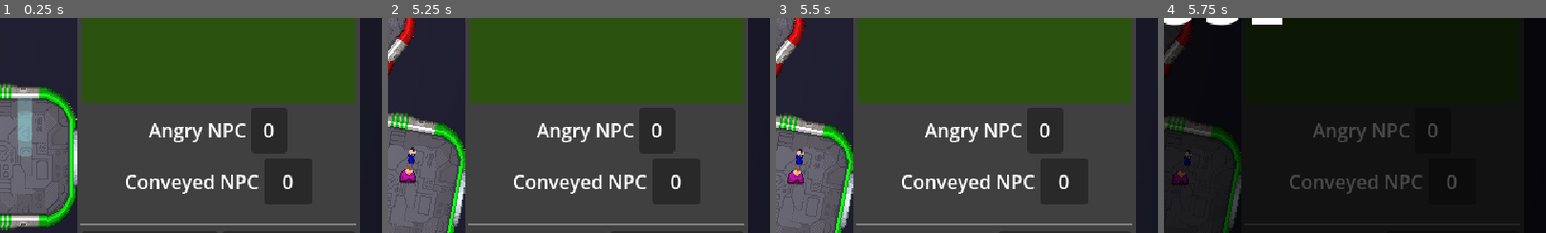
Above: before the commit, frames 1-4 (left to right).
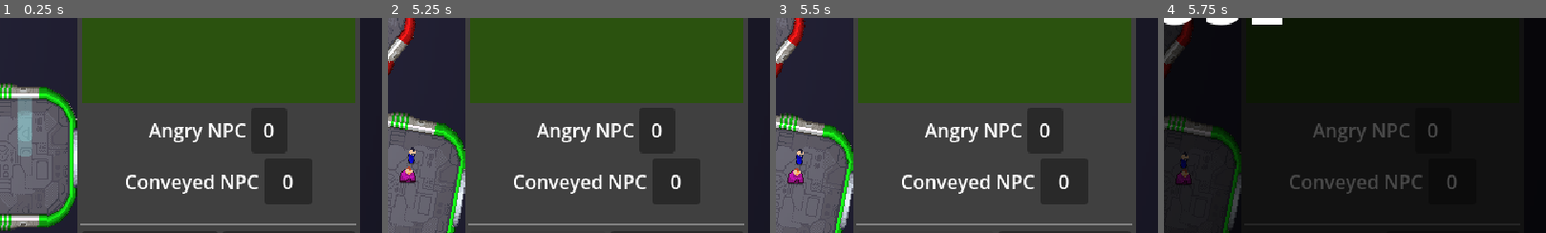
Above: after the commit, the same moments.

Repository: tehelka-gamedev/gmtk-2025
Game: Godot game, scene res://main.tscn
The game is run twice, just before and just after one commit, with the same random seed, the same clock (stepped at 60 frames per second) and the same inputs. The engine's default icon, where the game draws it, is replaced by a stand-in: a white triangle on a blue panel in a dark square. Sound files missing from this copy of the repository are replaced by a short silence.
Inputs:
- Up to frame 1 (0.25 s): no input
- Up to frame 2 (5.25 s): click "Start elevator" at 0.5 s; click "Start elevator" at 1.25 s; tap Enter (accept_npc_entering, bound only after the commit) at 2, 3.05, 4.55 s; hold Up (ui_up) 2.03-2.78 s; hold Enter (accept_npc_entering, bound only after the commit) 2.03-2.78 s; tap Backspace (refuse_npc_entering, bound only after the commit) at 2.3, 2.85, 3.8 s; hold Down (ui_down) 2.78-3.53 s; hold Left (decrease_elevator_speed) 3.53-4.28 s; hold Up (ui_up) 3.53-5.03 s; tap Space (elevator_toggle_movement) at 4.35 s; hold Down (ui_down) from 5.03 s (still down); hold Right (increase_elevator_speed) from 5.03 s (still down)
- Up to frame 3 (5.5 s): keep holding Down (ui_down); keep holding Right (increase_elevator_speed); tap Backspace (refuse_npc_entering, bound only after the commit) at 5.3 s
- Up to frame 4 (5.75 s): keep holding Down (ui_down); keep holding Right (increase_elevator_speed); tap Escape (ui_cancel) at 5.65 s
The pictures show only the part of the screen within x 50-100%, y 18-68%; the shares and areas given below are measured in that part.

Frames 1-3 are identical in both runs. In frame 4, 0.3% of the frame differs, in the area x 2-8%, y 62-78%.

Commit message:
Allow to select who enter and who do not

Diff:
--- a/godot/objects/npc/npc.gd
+++ b/godot/objects/npc/npc.gd
@@ -51,10 +51,13 @@
 
 func go_to_slot(s: Slot) -> void:
     slot = s
-    if s == null:
+    go_back_to_slot()
+
+func go_back_to_slot() -> void:
+    if slot == null:
         push_error("Tried to go to a none slot, something is wrong !")
         return
-    var targets:Array[Node2D] = [s]
+    var targets:Array[Node2D] = [slot]
     state_machine.transition_to(
         NPCStatesUtil.StatesName.move_to,
         {
--- a/godot/objects/room.gd
+++ b/godot/objects/room.gd
@@ -2,6 +2,7 @@
 extends RoomBase
 class_name Room
 
+signal npc_is_waiting(room:Room, npc: NPC)
 
 @export_category("Gameplay variables")
 @export var color: Enum.NPCColors:
@@ -29,6 +30,77 @@
 @onready var _decal: Sprite2D = $Pivot/Decal
 
 
+# people exit management
+var next_people_leaving_idx: int = 0
+var waiting_npc: NPC = null
+
+func cycle_next_people_leaving_idx() -> void:
+    next_people_leaving_idx = posmod((next_people_leaving_idx-1), number_npc_inside())
+    waiting_npc = null
+
+
+func reset_waiting_npc() -> void:
+    next_people_leaving_idx = 0
+    waiting_npc = null
+
+func start_exiting_people():
+    reset_waiting_npc()
+
+func ask_npc_coming() -> void:
+    # Ask NPC to come
+    waiting_npc = get_npc_from_inside(next_people_leaving_idx)
+
+    var targets: Array[Node2D] = [
+            get_entrance_position()
+            ]
+    waiting_npc.state_machine.transition_to(
+        NPCStatesUtil.StatesName.move_to,
+        {
+            NPCStatesUtil.Message.target: targets
+        }
+    )
+    await waiting_npc.arrived_at_slot
+    npc_is_waiting.emit(self, waiting_npc)
+
+# make the currently waiting npc to stop waiting
+func npc_denied() -> void:
+    if waiting_npc == null:
+        push_error("Asked %s to deny npc waiting but no one is waiting, something is wrong" % name)
+        return
+    waiting_npc.go_back_to_slot()
+    await waiting_npc.arrived_at_slot
+    cycle_next_people_leaving_idx()
+
+func abort_waiting() -> void:
+    if waiting_npc == null:
+        push_error("Asked %s to abort waiting but no one is waiting, something is wrong" % name)
+        return
+    waiting_npc.go_back_to_slot()
+    await waiting_npc.arrived_at_slot
+    reset_waiting_npc()
+
+
+func transfer_waiting_npc_to_room(room:RoomBase) -> void:
+    if waiting_npc == null:
+        push_error("Asked %s to transfer waiting npc to room but no one is waiting, something is wrong" % name)
+        return
+    remove_npc_from_room(waiting_npc)
+
+    var slot = room.slot_manager.get_first_available_slot() # not null :)
+    room.add_npc_inside(waiting_npc, slot)
+    var targets: Array[Node2D] = [
+        room.get_entrance_position(),
+        slot,
+        ]
+    waiting_npc.state_machine.transition_to(
+        NPCStatesUtil.StatesName.move_to,
+        {
+            NPCStatesUtil.Message.target: targets
+        }
+    )
+    await waiting_npc.arrived_at_slot
+    cycle_next_people_leaving_idx()
+
 func get_spawn_point() -> Marker2D:
     return npc_spawn
 
--- a/godot/objects/rooms/room_base.gd
+++ b/godot/objects/rooms/room_base.gd
@@ -36,6 +36,19 @@
 
     return npc
 
+func number_npc_inside() -> int:
+    return len(npc_inside)
+
+func get_npc_from_inside(idx:int) -> NPC:
+    if idx < 0 or idx >= len(npc_inside):
+        push_error("Trying to get npc from inside at index '%d', invalid. Size='%d'." % len(npc_inside))
+        return null
+    return npc_inside[idx]
+
+func remove_npc_from_room(npc: NPC) -> void:
+    npc_inside.erase(npc)
+    npc.slot.release()
+
 func release_all_npc_inside() -> Array[NPC]:
     var array_to_return:Array[NPC] = npc_inside.duplicate()
     npc_inside = []
--- a/godot/project.godot
+++ b/godot/project.godot
@@ -52,6 +52,21 @@
 "events": [Object(InputEventKey,"resource_local_to_scene":false,"resource_name":"","device":-1,"window_id":0,"alt_press …(195 unchanged characters)…
 ]
 }
+accept_npc_entering={
+"deadzone": 0.2,
+"events": [Object(InputEventKey,"resource_local_to_scene":false,"resource_name":"","device":-1,"window_id":0,"alt_pressed":false,"shift_pressed":false,"ctrl_pressed":false,"meta_pressed":false,"pressed":false,"keycode":0,"physical_keycode":4194309,"key_label":0,"unicode":0,"location":0,"echo":false,"script":null)
+]
+}
+refuse_npc_entering={
+"deadzone": 0.2,
+"events": [Object(InputEventKey,"resource_local_to_scene":false,"resource_name":"","device":-1,"window_id":0,"alt_pressed":false,"shift_pressed":false,"ctrl_pressed":false,"meta_pressed":false,"pressed":false,"keycode":0,"physical_keycode":4194308,"key_label":0,"unicode":0,"location":0,"echo":false,"script":null)
+]
+}
+player_choice_abort={
+"deadzone": 0.2,
+"events": [Object(InputEventKey,"resource_local_to_scene":false,"resource_name":"","device":-1,"window_id":0,"alt_pressed":false,"shift_pressed":false,"ctrl_pressed":false,"meta_pressed":false,"pressed":false,"keycode":0,"physical_keycode":32,"key_label":0,"unicode":32,"location":0,"echo":false,"script":null)
+]
+}
 
 [rendering]
 
--- a/godot/scripts/game_manager.gd
+++ b/godot/scripts/game_manager.gd
@@ -18,6 +18,16 @@
 var _angry_npc_count: int = 0
 var _conveyed_npc_count: int = 0
 
+# player choice
+enum PlayerChoice
+{
+    ENTER,
+    DENY,
+    ABORT,
+    NONE
+}
+signal player_choice_made(player_choice: PlayerChoice)
+var _waiting_for_player_choice: bool = false
 
 func _ready() -> void:
     randomize()
@@ -66,32 +76,35 @@
         _narrative_manager.update_angry_npc_count(_angry_npc_count)
         _control_panel.set_angry_npc_count(_angry_npc_count)
 
-func _spawn_npc() -> void:
-    var non_full_rooms: Array[Room] = []
-    for room: Room in rooms:
-        if not room.slot_manager.is_full():
-            non_full_rooms.append(room)
-
-    if len(non_full_rooms) == 0:
+
+
+############### PLAYER INPUTS ###############
+
+func _unhandled_input(event: InputEvent):
+    handle_pause(event)
+    handle_player_choice(event)
+
+func handle_pause(event: InputEvent):
+    if event.is_action_pressed("ui_cancel"):
+        Events.pause()
+
+func send_player_choice(player_choice:PlayerChoice) -> void:
+    _waiting_for_player_choice = false
+    player_choice_made.emit(player_choice)
+
+func handle_player_choice(event: InputEvent) -> void:
+    if not _waiting_for_player_choice:
         return
 
-    var random_room: Room = non_full_rooms.pick_random()
-    var spawn_position: Vector2 = random_room.npc_spawn.global_position
-    var npc: NPC = NPC_class.instantiate()
-    _npcs.add_child(npc)
-    npc.position = spawn_position
-
-    var available_colors: Array = Enum.NPCColors.values()
-    available_colors.erase(random_room.color)
-    npc.color = available_colors.pick_random()
-
-    var slot: Slot = random_room.slot_manager.get_first_available_slot()
-    random_room.add_npc_inside(npc, slot)
-    npc.go_to_slot(slot)
-
-    npc.mood_gauge.mood_state_changed.connect(_on_npc_mood_state_changed)
-    npc.arrived_at_target_room.connect(_on_npc_arrived_at_target_room)
-
+    if event.is_action_pressed("accept_npc_entering"):
+        send_player_choice(PlayerChoice.ENTER)
+    elif event.is_action_pressed("refuse_npc_entering"):
+        send_player_choice(PlayerChoice.DENY)
+    if event.is_action_pressed("player_choice_abort"):
+        send_player_choice(PlayerChoice.ABORT)
+
+
+############### Management of people exiting and entering elevator ###############
 
 func _on_elevator_door_opened() -> void:
     var snapped_room: Room = elevator.get_snapped_room()
@@ -112,7 +125,6 @@
 
     elevator.start_loading_people()
     while not elevator.is_empty():
-        # TODO: add a filter to only let people that want to leave out
         npc_to_release = elevator.pop_npc_from_inside(filter_to_room_color)
 
         # no more matching the filter, stop
@@ -133,37 +145,74 @@
         )
         await npc_to_release.arrived_at_slot
 
-    _on_all_npc_released()
-
-func _on_all_npc_released() -> void:
+    snapped_room.start_exiting_people()
+    _release_from_snapped_room()
+
+
+#### People delivery from room
+
+func _release_from_snapped_room() -> void:
     var snapped_room: Room = elevator.get_snapped_room()
     if snapped_room == null:
         return # do nothing, if somehow the door opened without snapping
 
-    # Start entering the elevator
-    var npc_to_enter: NPC = null
-
-    while not elevator.is_full() and not snapped_room.is_empty():
-        npc_to_enter = snapped_room.pop_npc_from_inside()
-
-        # elevator is not full so there is at least one slot
-        var slot = elevator.slot_manager.get_first_available_slot() # not null :)
-        elevator.add_npc_inside(npc_to_enter, slot)
-        var targets: Array[Node2D] = [
-            snapped_room.get_entrance_position(),
-            elevator.get_entrance_position(),
-            slot,
-            ]
-        npc_to_enter.state_machine.transition_to(
-            NPCStatesUtil.StatesName.move_to,
-            {
-                NPCStatesUtil.Message.target: targets
-            }
-        )
-        await npc_to_enter.arrived_at_slot
-
-    elevator.stop_loading_people()
-
+    if not elevator.is_full() and not snapped_room.is_empty():
+        snapped_room.ask_npc_coming()
+        snapped_room.npc_is_waiting.connect(_on_npc_waiting, CONNECT_ONE_SHOT)
+    else:
+        elevator.stop_loading_people()
+
+
+func _on_npc_waiting(room: Room, _npc: NPC) -> void:
+    var player_choice: PlayerChoice = await _ask_player_choice()
+
+    match player_choice:
+        PlayerChoice.ENTER:
+            await room.transfer_waiting_npc_to_room(elevator)
+            _release_from_snapped_room()
+        PlayerChoice.DENY:
+            await room.npc_denied()
+            _release_from_snapped_room()
+        PlayerChoice.ABORT:
+            room.npc_denied()
+            elevator.stop_loading_people()
+        _:
+            push_error("UNKNOWN PLAYER CHOICE %s" % player_choice)
+
+
+func _ask_player_choice() -> PlayerChoice:
+    _waiting_for_player_choice = true
+    return await player_choice_made
+
+
+
+############### NPC SPAWN ###############
+
+func _spawn_npc() -> void:
+    var non_full_rooms: Array[Room] = []
+    for room: Room in rooms:
+        if not room.slot_manager.is_full():
+            non_full_rooms.append(room)
+
+    if len(non_full_rooms) == 0:
+        return
+
+    var random_room: Room = non_full_rooms.pick_random()
+    var spawn_position: Vector2 = random_room.npc_spawn.global_position
+    var npc: NPC = NPC_class.instantiate()
+    _npcs.add_child(npc)
+    npc.position = spawn_position
+
+    var available_colors: Array = Enum.NPCColors.values()
+    available_colors.erase(random_room.color)
+    npc.color = available_colors.pick_random()
+
+    var slot: Slot = random_room.slot_manager.get_first_available_slot()
+    random_room.add_npc_inside(npc, slot)
+    npc.go_to_slot(slot)
+
+    npc.mood_gauge.mood_state_changed.connect(_on_npc_mood_state_changed)
+    npc.arrived_at_target_room.connect(_on_npc_arrived_at_target_room)
 
 func _on_npc_spawn_timer_timeout() -> void:
     _spawn_npc()
@@ -174,10 +223,6 @@
     var random_respawn_time: float = randf_range(MIN_NPC_RESPAWN_TIME, MAX_NPC_RESPAWN_TIME)
     _npc_spawn_timer.start(random_respawn_time)
 
-func _unhandled_input(event):
-    if event.is_action_pressed("ui_cancel"):
-        Events.pause()
-
 
 func _on_npc_arrived_at_target_room() -> void:
     _conveyed_npc_count += 1
